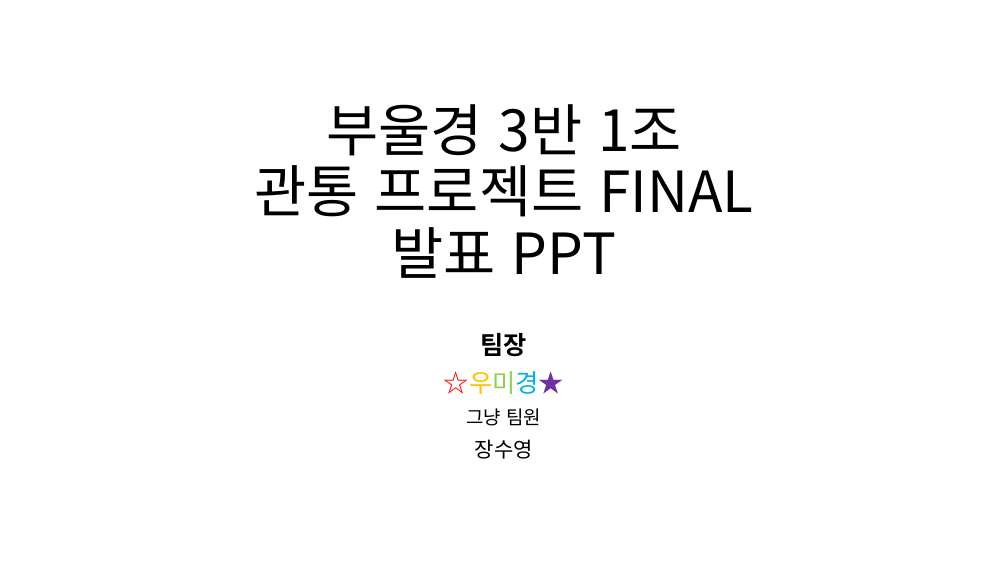
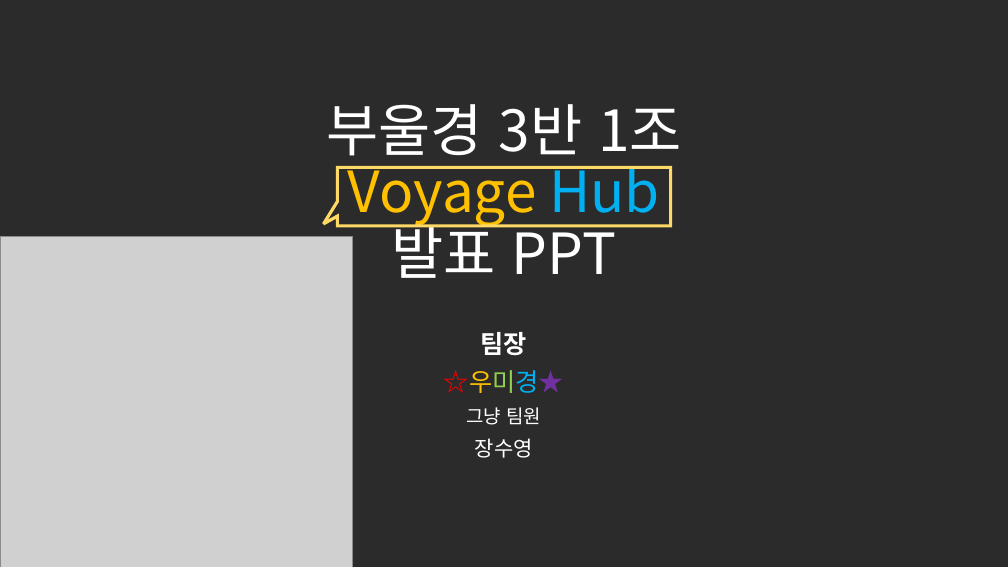
Before and after one commit to Grat3Su/EnjoyTrip, a slide deck: slide 1 of 부울경 3반 1조.pptx. Drawn at 1008x567 pixels with LibreOffice and Linux fonts; fonts in the diff are those of the drawing; grey boxes stand for pictures; background and template pictures are left out; a plain dark background stands for a picture behind light text. Boxes give left, top, right and bottom in pixels: in the first picture for what was removed or moved away, otherwise in the second. Text is boxed around its words. In the diff, an @@ line names an element or a change of style, - is before the commit and + after.

```diff
--- a/부울경 3반 1조.pptx
+++ b/부울경 3반 1조.pptx
@@ background #FFFFFF to picture (left out) @@
@@ title at <box>326,104,682,278</box>: text changed; text colour #000000 to #FFFFFF @@
-부울경 3반 1조
-관통 프로젝트 FINAL
-발표 PPT
+부울경 3반 1조
+Voyage Hub
+발표 PPT
@@ speech box added at <box>337,167,671,225</box>, outline #FFD966 3 pt @@
@@ picture added at <box>0,237,352,567</box> @@
@@ triangle added at <box>0,327,261,566</box>, fill #FFFFFF, outline #FFFFFF 1 pt @@
@@ subtitle at <box>467,332,542,458</box>: text colour #000000 to #FFFFFF in "팀장", "그냥 팀원", "장수영" @@
```
Also in this commit, not shown: 5 other slides changed, 9 slides added, 2 slides removed, 5 other files.
